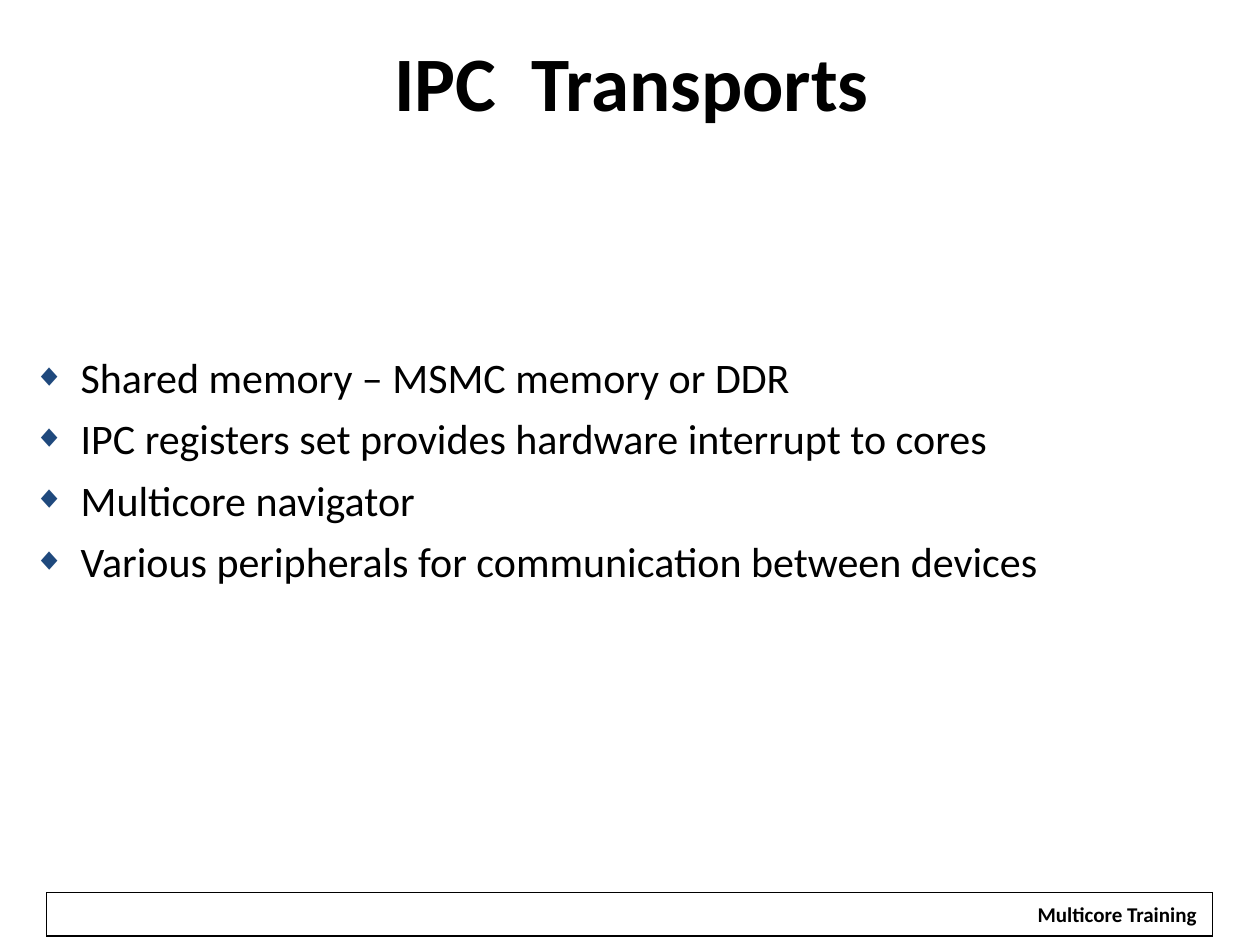
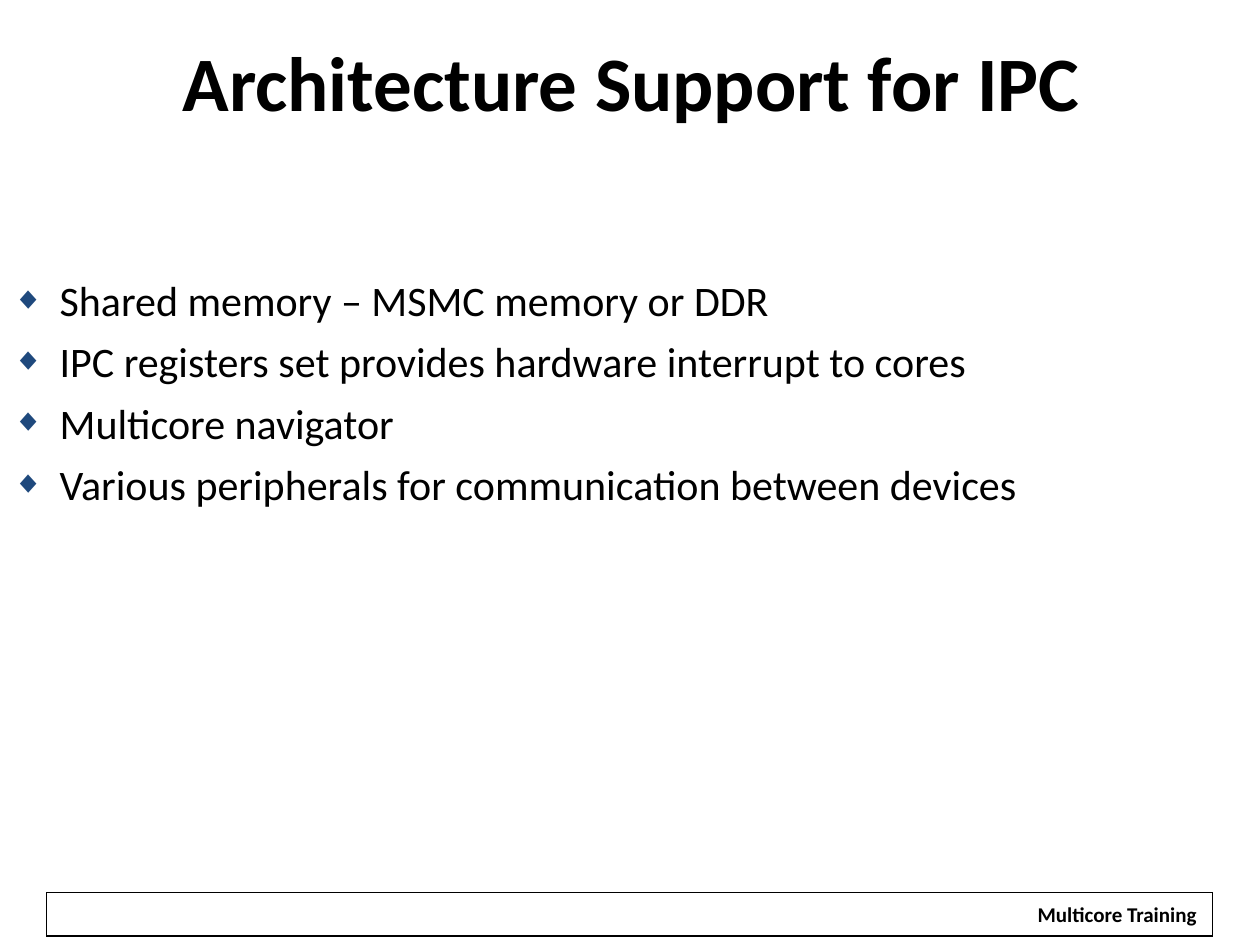
Before and after one commit to hari1989/keystone-workshop, a slide deck: slide 3 of preliminary/Working/presentations/KeyStoneII_ IPC.pptx (slide 5 before the commit). Drawn at 1260x945 pixels with LibreOffice and Linux fonts; fonts in the diff are those of the drawing; background and template pictures are left out. Boxes give left, top, right and bottom in pixels: in the first picture for what was removed or moved away, otherwise in the second. Text is boxed around its words. In the diff, an @@ line names an element or a change of style, - is before the commit and + after.

```diff
--- a/preliminary/Working/presentations/KeyStoneII_ IPC.pptx
+++ b/preliminary/Working/presentations/KeyStoneII_ IPC.pptx
@@ title at (183, 57, 1079, 123): text changed @@
-IPC Transports
+Architecture Support for IPC
@@ text "Shared memory – MSMC memory ...": place and size @@
-text "Shared memory – MSMC memory ..." at (81, 363, 1037, 584)
+text "Shared memory – MSMC memory ..." at (60, 286, 1016, 507)
```
Also in this commit, not shown: 5 other slides changed, 6 slides added, 6 slides removed.
